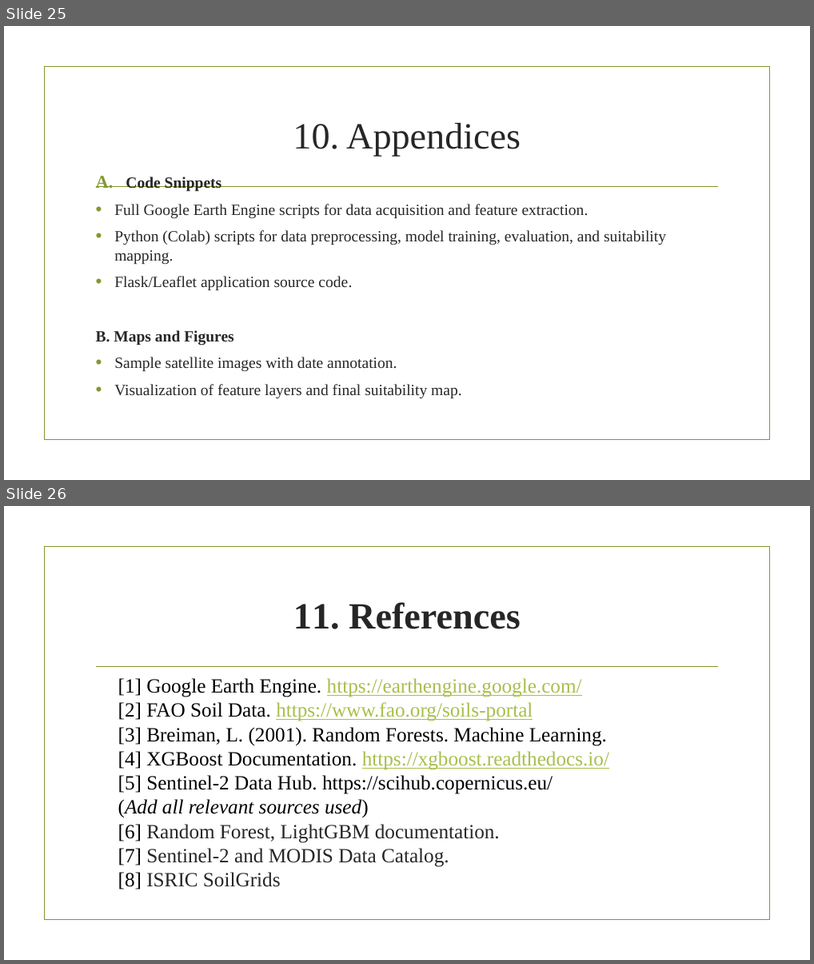
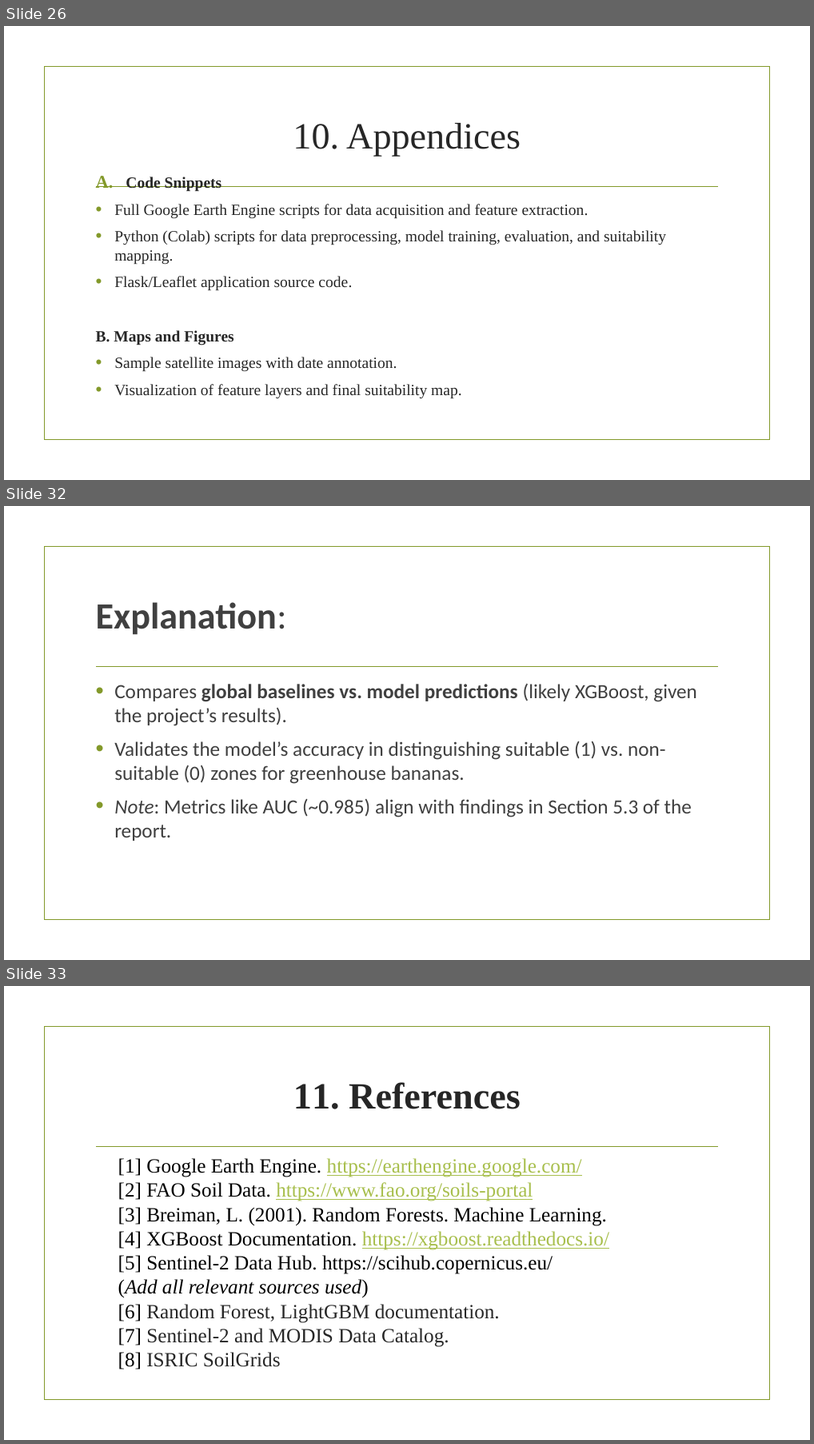
Before and after one commit to abdramanemhtali/GIS_Projects-For-Final-Exams, a slide deck: Projects For Final Exams/Final Project Report Advanced GIS-ML Based Crop Recommendation System for Sustainable.pptx. Shown one above the other, each under a label of ours: slides 25 and 26 before the commit, slides 26, 32 and 33 after it; the slides between them are not shown. The pictures are 814x964 and 814x1444 pixels, drawn with LibreOffice and Linux fonts; fonts in the diff are those of the drawing; background and template pictures are left out. Boxes give left, top, right and bottom in pixels: in the first picture for what was removed or moved away, otherwise in the second. Text is boxed around its words. In the diff, an @@ line names an element or a change of style, - is before the commit and + after.

Commit message:
Add final project PowerPoint presentation

```diff
--- a/Projects For Final Exams/Final Project Report Advanced GIS-ML Based Crop Recommendation System for Sustainable.pptx
+++ b/Projects For Final Exams/Final Project Report Advanced GIS-ML Based Crop Recommendation System for Sustainable.pptx
@@ slide 32 added at box(4, 506, 810, 960), background picture (left out); not listed: 2 template elements that a slide beside it also shows @@
@@ title added at box(96, 602, 287, 635), 44 pt, text #404040, bold @@
+Explanation:
@@ text added at box(114, 684, 698, 840), 24 pt, text #404040 @@
+• Compares global baselines vs. model predictions (likely XGBoost, given the project’s results).
+• Validates the model’s accuracy in distinguishing suitable (1) vs. non-suitable (0) zones for greenhouse bananas.
+• Note: Metrics like AUC (~0.985) align with findings in Section 5.3 of the report.
@@ what was slide 25 is now slide 26 @@
@@ what was slide 26 is now slide 33 @@
```
Also in this commit, not shown: 6 other slides added.
